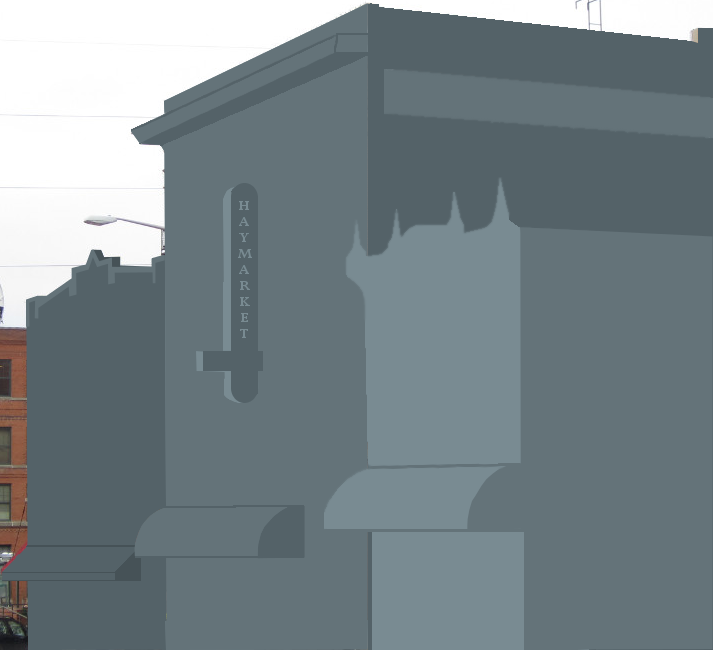
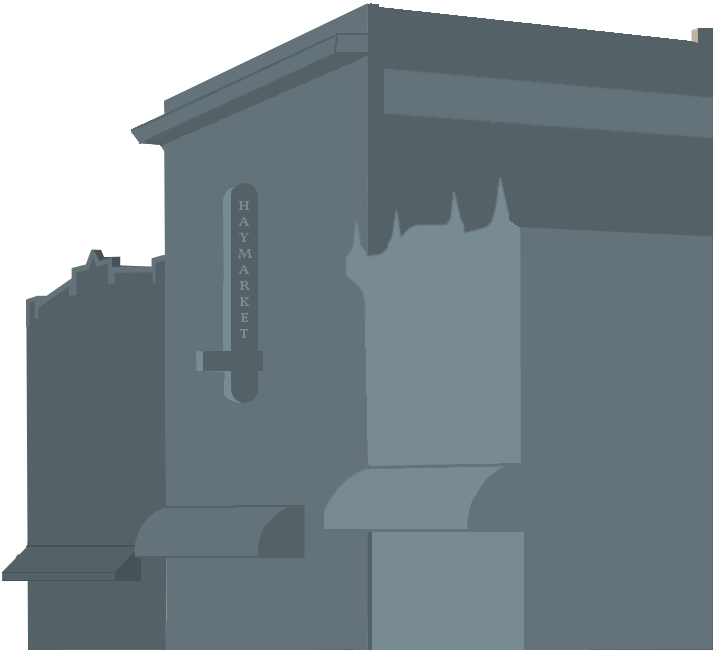
Revision of a layered w=713, h=650 image; what changed, layer by layer:
removed layer "haymarket.jpg" over <box>0,0,712,650</box>
